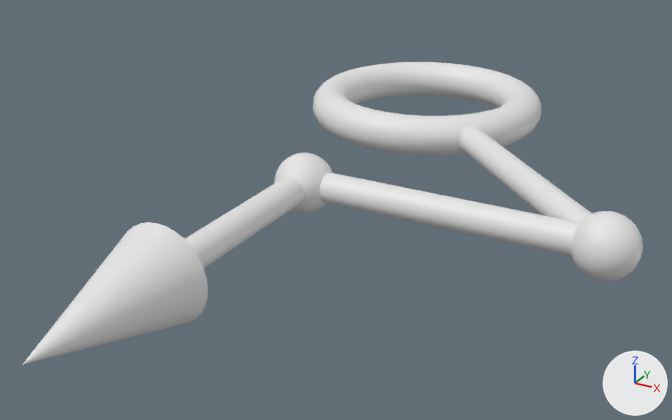
The OBJ model Assets/Modules/Azure/Assets/Arrows/Arrow-160.obj, before and after one commit.
Before and after are seen from a 50 mm camera at (1.48, -3.48, 1.16) aimed at (0.07, -0.91, -0.12). The axes (+X, +Y, +Z) are drawn at lower right. The lights are the same throughout. Where no turn or scale is listed for an object, it has been applied to the vertices. Vertices at the same position are counted once.

Objects in the first picture: 'Arrow-160'.
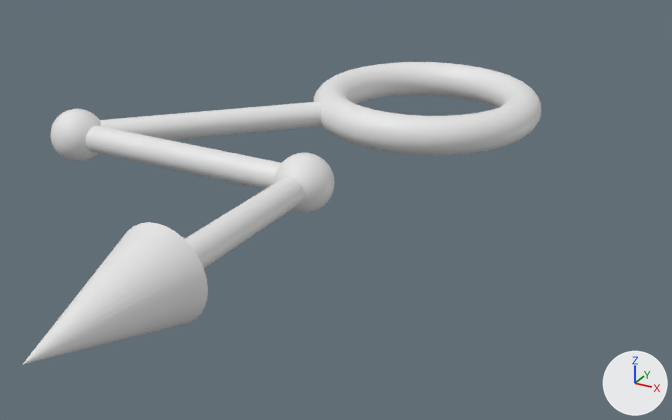
Where the change shows, as pixel boxes [x1, y1, x2, y2] in the pictures (672 x 420 px; the box of a moved part takes in the faces that stretch with it):
'Arrow-160', reshaped (16% narrower)
    before: [22, 62, 643, 365]
    after: [22, 62, 541, 365]
part 1 of me_arrow_160, added
    after: [50, 109, 101, 162]
part 2 of me_arrow_160, deleted
    before: [571, 211, 643, 281]
part 3 of me_arrow_160, moved or reshaped
    before: [320, 126, 592, 256]
    after: [86, 101, 322, 189]

Diff of the bpy script that builds the scene:
```diff
--- a/Assets/Modules/Azure/Assets/Arrows/Arrow-160.obj.py
+++ b/Assets/Modules/Azure/Assets/Arrows/Arrow-160.obj.py
@@ me_arrow_160 @@
 # used by ob_arrow_160; location = (0.0, 0.0, 0.0)
-me_arrow_160.from_pydata(...)  # 3281 vertices, 3143 faces; spans x -0.47..1.1, y -2.25..0.47, z -0.15..0.15
+me_arrow_160.from_pydata(...)  # 3280 vertices, 3143 faces; spans x -1.1..0.47, y -2.25..0.47, z -0.15..0.15
+# me_arrow_160 part 1: a new loose piece of 1009 vertices spanning x -1.1..-0.9, y -1.1..-0.9, z -0.1..0.1
+# me_arrow_160 part 2: the loose piece of 1010 vertices spanning x 0.9..1.1, y -1.1..-0.9, z -0.1..0.1 is deleted
+# me_arrow_160 part 3
+# 94 vertices are removed from x 0.25..1.04, y -1.05..-0.25, z -0.05..0.05
+# 140 faces are deleted
+# 4 vertices move within x -0.02..0.02, y -1.1..-0.9, z 0.0
+# 46 vertices are added at x -1.04..-0.25, y -1.04..-0.25, z -0.05..0.05
+# 32 new vertices lie (-1.0, 0.0, 0.0) away from vertices in x 0.0, y -1.05..-0.95, z -0.05..0.05
+# 11 new vertices lie (0.72, 0.71, 0.0) away from vertices in x -1.04..-0.97, y -1.03..-0.96, z -0.05..0.05
+# 5 new vertices lie (0.71, 0.72, 0.0) away from vertices in x -1.03..-1.02, y -0.98..-0.97, z -0.04..0.04
+# 140 new faces join them
```
